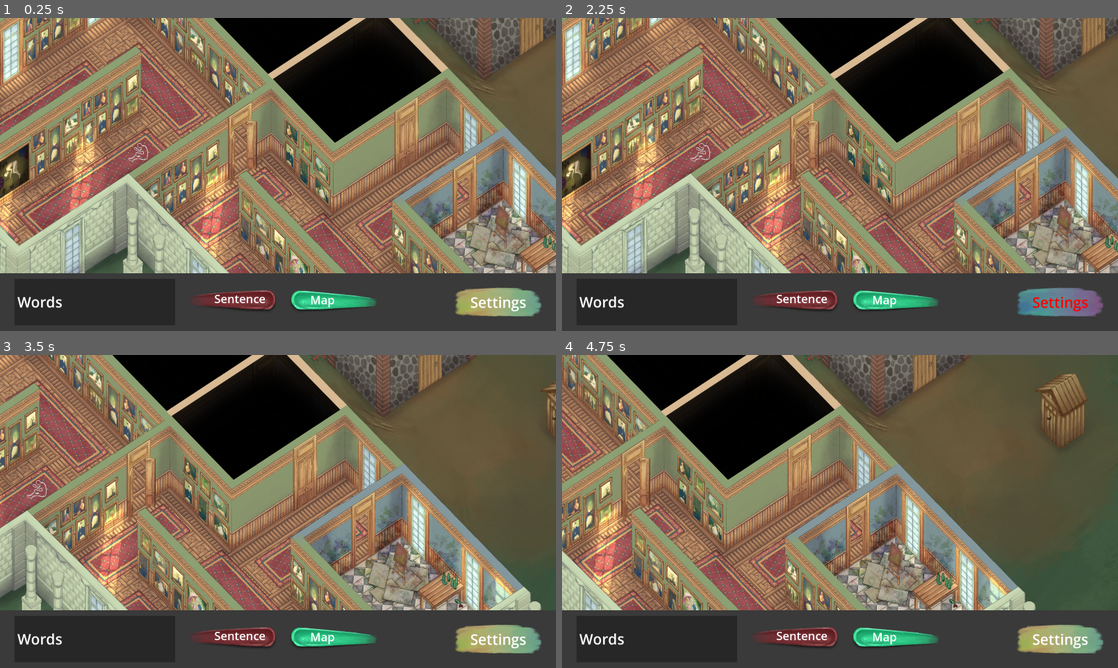
Above: before the commit, frames 1-4 (two rows, left to right).
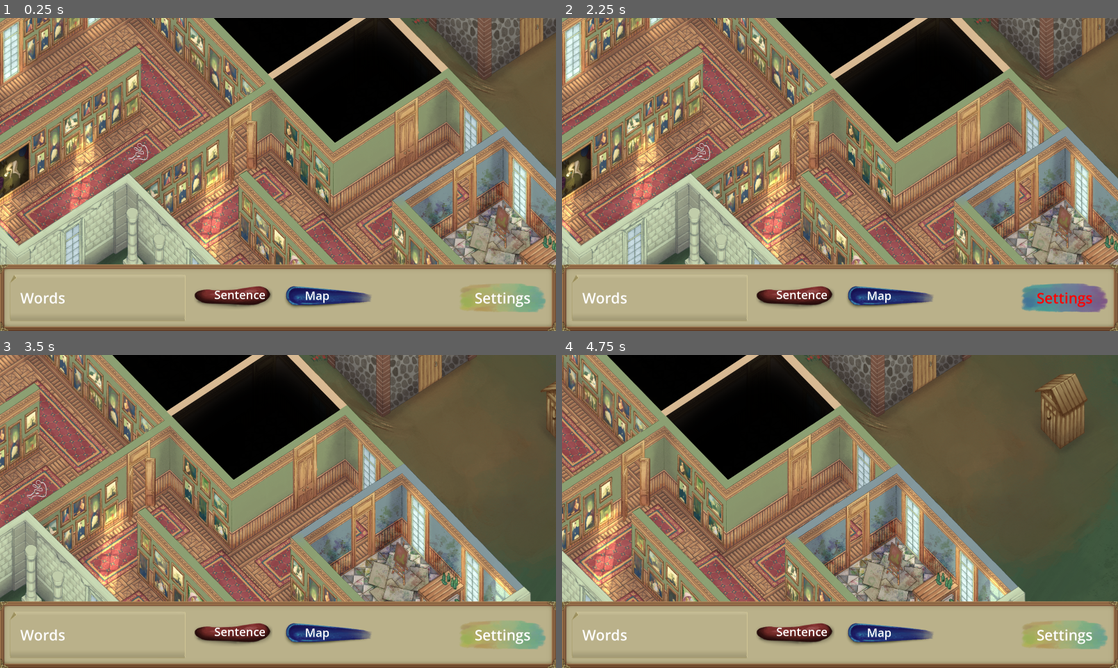
Above: after the commit, the same moments.

Repository: 100-Devs-1-Game/TheFullPicture
Game: Godot game, scene res://global/scene_loader.tscn
Two runs of this game, one before a commit and one after it. Both use one fixed random seed, a clock stepped at 60 frames per second and the inputs below.
Inputs (mouse positions are in pixels of both pictures, inside the frame that each line leads up to):
- Up to frame 1 (0.25 s): no input
- Up to frame 2 (2.25 s): click "Sentence" at 0.5 s; click "Map" at 1.25 s; click "Settings" at 2 s
- Up to frame 3 (3.5 s): move the mouse to (400, 495) at 2.77 s; hold Right (ui_right) from 2.78 s (still down); click (400, 495) at 2.92 s
- Up to frame 4 (4.75 s): release Right (ui_right) at 3.5 s; drag from (728, 527) to (812, 574) at 3.52 s; move the mouse to (895, 442) at 4.27 s; hold Right (ui_right) from 4.28 s (still down)

The runs differ from the first frame. In frame 1, 20% of the frame differs, in the area x 0-100%, y 78-100%; in frame 2, 20%; in frame 3, 20%; in frame 4, 20%.

Commit message:
Update game panel assets

Diff:
--- a/src/ui/game_panel/game_panel.tscn
+++ b/src/ui/game_panel/game_panel.tscn
@@ -1,15 +1,22 @@
-[gd_scene load_steps=11 format=3 uid="uid://bcv0rlobvwr7t"]
+[gd_scene load_steps=14 format=3 uid="uid://bcv0rlobvwr7t"]
 
 [ext_resource type="Script" uid="uid://ql1qy0kjohly" path="res://ui/game_panel/game_panel.gd" id="1_yn0q5"]
 [ext_resource type="ButtonGroup" uid="uid://bjwginnhmnc78" path="res://ui/game_panel/panel_button_group.tres" id="2_hlndb"]
 [ext_resource type="PackedScene" uid="uid://bdm23kuuc3m74" path="res://ui/components/menu_button.tscn" id="2_lxin7"]
+[ext_resource type="Texture2D" uid="uid://bguk7yhbwj8ps" path="res://assets/art/ui/panel_frame_filled.png" id="2_ng428"]
+[ext_resource type="StyleBox" uid="uid://cp1ijl3m6dhr1" path="res://ui/paper_background.stylebox" id="3_ifxwd"]
 [ext_resource type="Texture2D" uid="uid://bdqtk4an3o77d" path="res://assets/art/sentence_builder/clue-text.png" id="3_lxin7"]
 [ext_resource type="Texture2D" uid="uid://bg786xnmmnawi" path="res://assets/art/sentence_builder/button-blank.png" id="4_4gmb1"]
 [ext_resource type="Texture2D" uid="uid://donm13ryso7sc" path="res://assets/art/sentence_builder/button-press.png" id="5_hnn45"]
 [ext_resource type="Script" uid="uid://biajfv665ttlc" path="res://ui/components/hover_component.gd" id="5_lxin7"]
+[ext_resource type="Texture2D" uid="uid://rafjpx4rpgrd" path="res://assets/art/sentence_builder/button-blank_red.png" id="6_nuau5"]
 
-[sub_resource type="StyleBoxFlat" id="StyleBoxFlat_hlndb"]
-bg_color = Color(0.22911215, 0.22911218, 0.22911206, 1)
+[sub_resource type="StyleBoxTexture" id="StyleBoxTexture_1fep8"]
+texture = ExtResource("2_ng428")
+texture_margin_left = 35.0
+texture_margin_top = 35.0
+texture_margin_right = 35.0
+texture_margin_bottom = 35.0
 
 [sub_resource type="LabelSettings" id="LabelSettings_ng428"]
 font_size = 50
@@ -28,24 +35,19 @@
 offset_top = -200.0
 grow_horizontal = 2
 grow_vertical = 0
-theme_override_styles/panel = SubResource("StyleBoxFlat_hlndb")
+theme_override_styles/panel = SubResource("StyleBoxTexture_1fep8")
 
 [node name="MarginContainer" type="MarginContainer" parent="Panel"]
 layout_mode = 2
-theme_override_constants/margin_left = 50
-theme_override_constants/margin_top = 20
-theme_override_constants/margin_right = 50
-theme_override_constants/margin_bottom = 20
 
 [node name="Words" type="PanelContainer" parent="Panel/MarginContainer"]
 layout_mode = 2
 size_flags_horizontal = 0
+theme_override_styles/panel = ExtResource("3_ifxwd")
 
 [node name="MarginContainer" type="MarginContainer" parent="Panel/MarginContainer/Words"]
 layout_mode = 2
-theme_override_constants/margin_left = 10
 theme_override_constants/margin_top = 10
-theme_override_constants/margin_right = 10
 theme_override_constants/margin_bottom = 10
 
 [node name="HBoxContainer" type="HBoxContainer" parent="Panel/MarginContainer/Words/MarginContainer"]
@@ -82,7 +84,7 @@
 size_flags_vertical = 4
 toggle_mode = true
 button_group = ExtResource("2_hlndb")
-texture_normal = ExtResource("3_lxin7")
+texture_normal = ExtResource("6_nuau5")
 texture_pressed = ExtResource("3_lxin7")
 
 [node name="Label" type="Label" parent="Panel/Toggle Buttons/Sentence Button"]
Binary file changed: src/assets/art/sentence_builder/button-blank.png
Binary file added: src/assets/art/sentence_builder/button-blank_red.png
Not shown, added: src/assets/art/sentence_builder/button-blank_red.png.import
Binary file changed: src/assets/art/sentence_builder/button-press.png
Binary file added: src/assets/art/ui/panel_frame_filled.png
Not shown, added: src/assets/art/ui/panel_frame_filled.png.import
Binary file added: src/assets/art/ui/panel_frame_transparent.png
Not shown, added: src/assets/art/ui/panel_frame_transparent.png.import
Binary file added: src/assets/art/ui/panel_paper.png
Not shown, added: src/assets/art/ui/panel_paper.png.import
Binary file added: src/ui/paper_background.stylebox
